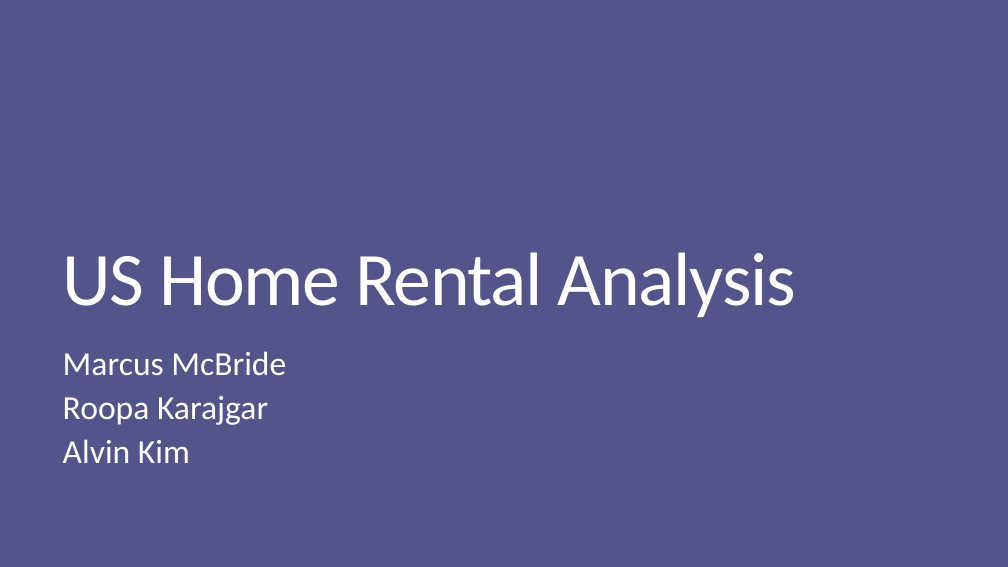
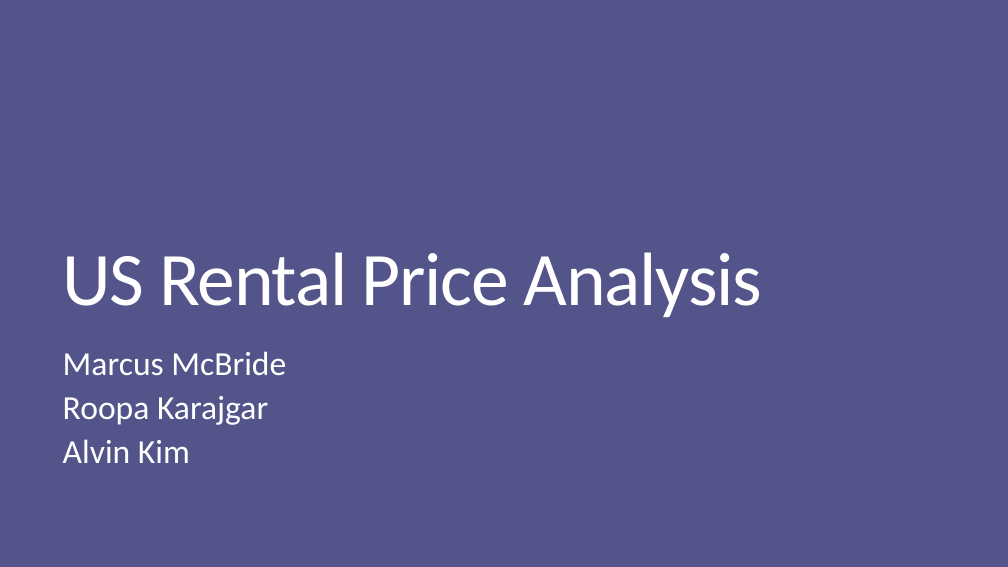
Before and after one commit to marcusmcb/group-project-1, a slide deck: slide 1 of resources/powerpoint/uci-rental-presentation.pptx. Drawn at 1008x567 pixels with LibreOffice and Linux fonts; fonts in the diff are those of the drawing. Boxes give left, top, right and bottom in pixels: in the first picture for what was removed or moved away, otherwise in the second. Text is boxed around its words. In the diff, an @@ line names an element or a change of style, - is before the commit and + after.

```diff
--- a/resources/powerpoint/uci-rental-presentation.pptx
+++ b/resources/powerpoint/uci-rental-presentation.pptx
@@ title at [63,252,762,317]: text changed @@
-US Home Rental Analysis
+US Rental Price Analysis
```
Also in this commit, not shown: 15 other slides changed, 4 slides added, 2 slides removed, 1 other file.
